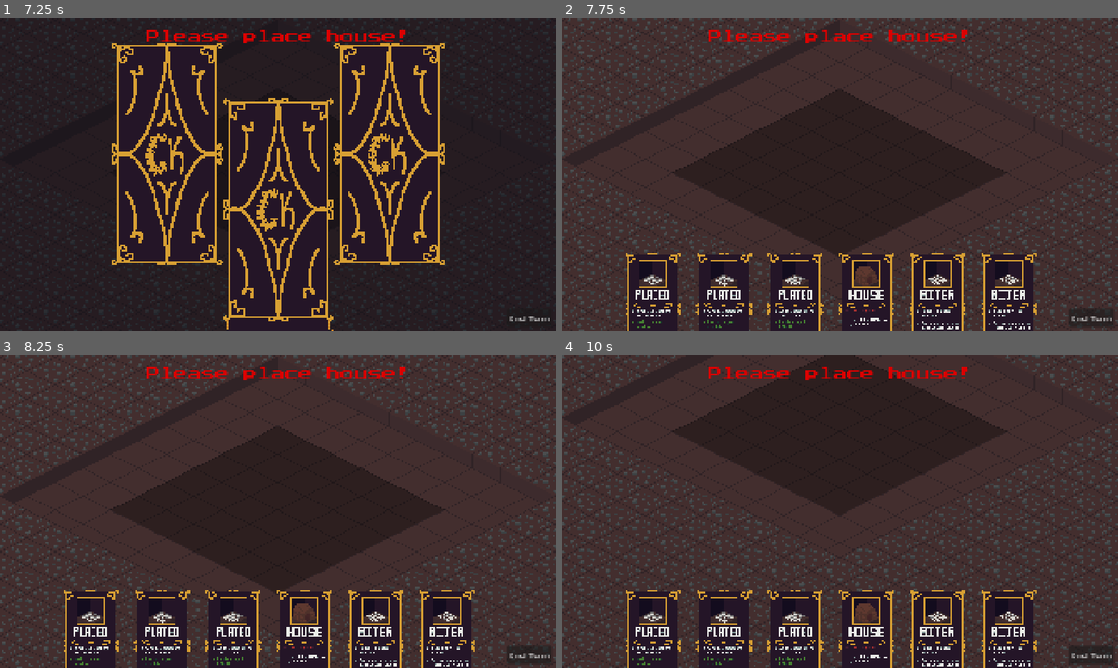
Above: before the commit, frames 1-4 (two rows, left to right).
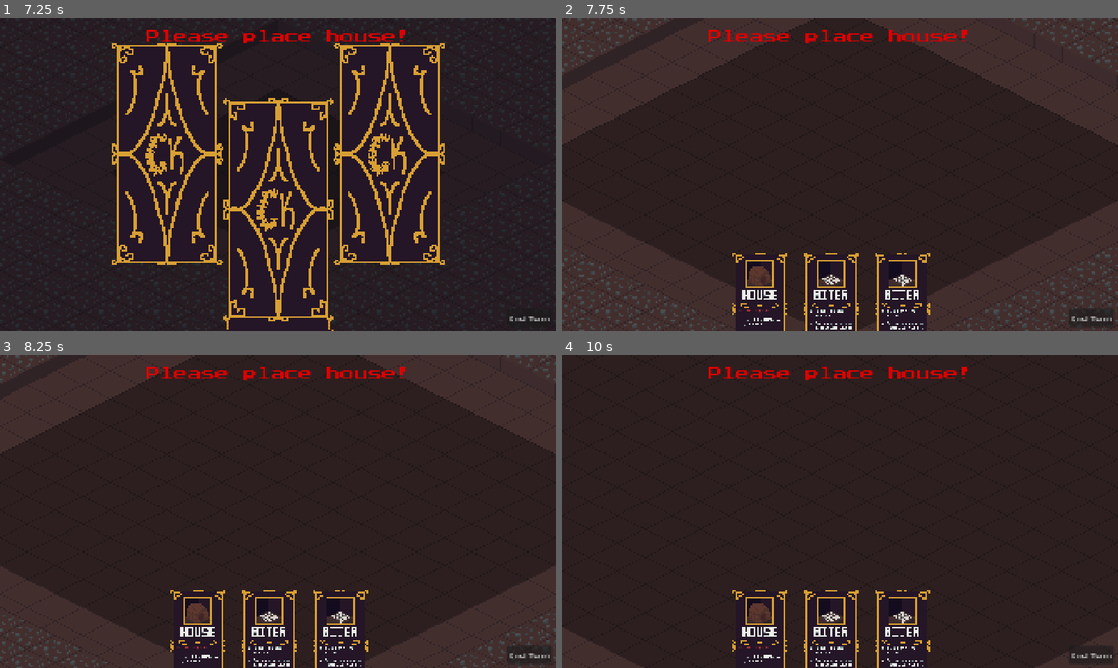
Above: after the commit, the same moments.

Repository: LogCheung/Critterking
Game: Godot game, scene res://World/Scenes/world.tscn
Same seed, same stepped clock (60 frames per second), same inputs: the game is played once before the commit and once after it.
Inputs (mouse positions are in pixels of both pictures, inside the frame that each line leads up to):
- Up to frame 1 (7.25 s): click (500, 58) at 0.5 s; click (272, 215) at 1.25 s; click "End Turn" at 2 s; click (133, 136) at 2.77 s; click (272, 215) at 3.5 s; click "End Turn" at 4.25 s; click (272, 215) at 5 s; click "End Turn" at 5.75 s; click (133, 136) at 6.52 s
- Up to frame 2 (7.75 s): tap Enter (ui_accept) at 7.25, 7.52, 7.55 s; move the mouse to (962, 158) at 7.27 s; press the mouse at (962, 158) at 7.28 s
- Up to frame 3 (8.25 s): tap Enter (ui_accept) at 7.82 s; release the mouse at (400, 495) at 8 s; click (88, 646) at 8.02 s
- Up to frame 4 (10 s): tap Enter (ui_accept) at 8.75, 8.85, 9.02, 9.32, 9.8 s; move the mouse to (728, 527) at 8.77 s; click (728, 527) at 9.05 s; move the mouse to (895, 442) at 9.52 s; hold S (camera_move_down) from 9.53 s (still down); click (895, 442) at 9.67 s

Frame 1 is identical in both runs. In frame 2, 15% of the frame differs, in the area x 0-100%, y 0-100%; in frame 3, 15%; in frame 4, 16%.

Commit message:
difficulty scaling, expansion, fixes

Diff:
--- a/minibadkings/TileMap/Scripts/building.gd
+++ b/minibadkings/TileMap/Scripts/building.gd
@@ -59,7 +59,7 @@
 		bar.visible = false
 func occupants_inside() -> bool:
 	if !occupant : return false
-	if type != TYPE.HOUSE or type != TYPE.CARE : return false
+	if type != TYPE.HOUSE : return false
 	for unit in occupant.unitsArray:
 		if unit.visible == true:
 			return false
--- a/minibadkings/TileMap/Scripts/tile_world.gd
+++ b/minibadkings/TileMap/Scripts/tile_world.gd
@@ -12,9 +12,8 @@
 var outskirt_tiles : Array
 
 func _ready() -> void:
+	await get_tree().create_timer(.2).timeout
 	find_outskirt_tiles()
-	await get_tree().create_timer(.2).timeout
-	wall_tiles = wall.get_used_cells()
 	handle_navigable_cells()
 	limit_colliding_walls()
 
@@ -40,7 +39,7 @@
 		#ground.set_cell(cell,0,Vector2(0,0),2)
 
 
-
+	# set hover cells for unit navigation
 	var navCells : Array = ground.get_used_cells_by_id(0,Vector2(0,0),0)
 	navCells.append_array(ground.get_used_cells_by_id(0,Vector2(0,0),1))
 	for tile in navCells:
@@ -51,6 +50,7 @@
 
 
 func replace_transparent_walls() -> void:
+	wall_tiles = wall.get_used_cells()
 	var units = get_tree().get_nodes_in_group("UNIT")
 	var trans_walls = units.map(func(u : Unit):return u.wall_tile)
 	trans_walls = trans_walls.filter(func(e):return e != null)
@@ -75,22 +75,54 @@
 	return false
 
 func find_outskirt_tiles() -> void:
+	# clear old outskirt
+	outskirt_tiles.clear()
+	for tile in ground.get_used_cells_by_id(0,Vector2(0,0),4):
+		ground.set_cell(tile,-1)
+
 	var rect : Rect2i = ground.get_used_rect()
 	var end : Vector2i = rect.end
 	var pos : Vector2i = rect.position
-	for y in range(pos.y,end.y):
+	for y in range(pos.y,end.y + 1):
 		outskirt_tiles.append(Vector2i(pos.x - 1,y))
 		outskirt_tiles.append(Vector2i(end.x ,y))
-	for x in range(pos.x ,end.x):
+	for x in range(pos.x - 1,end.x + 1):
 		outskirt_tiles.append(Vector2i(x,end.y))
 		outskirt_tiles.append(Vector2i(x,pos.y - 1))
 	for tile in outskirt_tiles:
 		ground.set_cell(tile,0,Vector2(0,0),4)
 
 func draw_build_area() -> void:
-	var start = Vector2i(6,-2)
-	var end = Vector2i(11,3)
+	await get_tree().create_timer(.05).timeout
 	var extra = Global.expansions
-	for x in range(start.x - extra, end.x + extra):
-		for y in range(start.y - extra, end.y + extra):
+	# clear outskirt tiles
+	for tile in ground.get_used_cells_by_id(0,Vector2(0,0),4):
+		ground.set_cell(tile,-1)
+	print(ground.get_used_cells_by_id(0,Vector2(0,0),4))
+
+	# Battlefield
+	wall_tiles = wall.get_used_cells()
+	var bStart = Vector2i(4,-4) - Vector2i(extra,extra)
+	var bEnd = Vector2i(13,5) +  Vector2i(extra,extra)
+	for x in range(bStart.x , bEnd.x + 1):
+		for y in range(bStart.y , bEnd.y + 1):
+			ground.set_cell(Vector2i(x,y),0,Vector2(0,0),0)
+			if wall_tiles.has(Vector2i(x,y)): wall.set_cell(Vector2i(x,y),-1)
+
+	# Building area
+	var start = Vector2i(6,-2) - Vector2i(extra,extra)
+	var end = Vector2i(11,3) +  Vector2i(extra,extra)
+	for x in range(start.x , end.x + 1):
+		for y in range(start.y , end.y + 1):
 			ground.set_cell(Vector2i(x,y),0,Vector2(0,0),1)
+
+	# make check for existing buildings/units
+	var unitTiles = get_tree().get_nodes_in_group("ALLYGROUP")
+	unitTiles = unitTiles.map(func(g : AllyGroup):return g.tile)
+	var buildTiles = get_tree().get_nodes_in_group("BUILDING")
+	buildTiles = buildTiles.map(func(b : Building):return b.tile)
+	for tile in buildTiles:
+		ground.set_cell(tile,0,Vector2(0,0),2)
+	find_outskirt_tiles()
+	handle_navigable_cells()
+	limit_colliding_walls()
--- a/minibadkings/UI/Scripts/ui.gd
+++ b/minibadkings/UI/Scripts/ui.gd
@@ -106,7 +106,9 @@
 	%Button.play()
 	mainmenu.hide()
 	%crtrMenu.stop()
+	world.new_game()
 	world.start_day()
+
 
 func _on_help_pressed() -> void:
 	%Button.play()
--- a/minibadkings/Units/Scenes/unit.tscn
+++ b/minibadkings/Units/Scenes/unit.tscn
@@ -394,7 +394,6 @@
 metadata/_custom_type_script = "uid://dojkyt7skh8fh"
 
 [node name="utility_debug" parent="." node_paths=PackedStringArray("utility_agent") instance=ExtResource("5_yd6on")]
-visible = false
 scale = Vector2(0.125, 0.125)
 utility_agent = NodePath("../UtilityAiAgent")
 
--- a/minibadkings/Units/Scripts/enemy.gd
+++ b/minibadkings/Units/Scripts/enemy.gd
@@ -15,7 +15,10 @@
 func _ready() -> void:
 	super._ready()
 	match_type()
-
+	if upgraded:
+		max_health = max_health + 1
+		health = max_health
+		damage = damage + 1
 	house_destroyed.connect(find_building)
 
 func _process(delta: float) -> void:
--- a/minibadkings/Units/Scripts/unit_group.gd
+++ b/minibadkings/Units/Scripts/unit_group.gd
@@ -58,6 +58,7 @@
 		if is_under_mouse:
 			selected = !selected
 			if selected:
+				tileWorld.handle_navigable_cells()
 				%Select.play()
 				highlight_houses()
 				Engine.time_scale = .1
--- a/minibadkings/World/Scripts/world.gd
+++ b/minibadkings/World/Scripts/world.gd
@@ -10,8 +10,8 @@
 signal mouse_clicked
 
 @export var is_combat_phase : bool = false
-@export var enemy_parties : int = 4
-@export var upgraded_parties : int = 0
+@export var enemy_parties : int = 3
+@export var upgraded_parties : int = 3
 
 @onready var tileWorld : TileWorld = get_tree().get_first_node_in_group("TILEWORLD")
 @onready var enemy_perimeters: Node = %EnemyPerimeters
@@ -22,6 +22,8 @@
 var innerFollow : PathFollow2D
 
 var spawned_parties : int = 0
+var upgrades_given : int = 0
+var upgrade_nums : Array = [2]
 var starting_roll : bool = true
 
 func _ready() -> void:
@@ -38,6 +40,7 @@
 	Global.expansions = 0
 	Global.cardsInHand.clear()
 
+	tileWorld.draw_build_area()
 	clear_world()
 
 	ui.cards.show()
@@ -46,10 +49,6 @@
 
 	# add house card
 	starting_roll = true
-	for i in range(3):
-		var hCard : Card = preload("res://UI/Scenes/card.tscn").instantiate()
-		hCard.type = Card.CARDTYPE.PLATED
-		ui.hand.get_child(0).add_child(hCard)
 	add_house_card()
 func add_house_card() -> void:
 	var hCard : Card = preload("res://UI/Scenes/card.tscn").instantiate()
@@ -63,7 +62,6 @@
 		path.queue_free()
 
 func clear_world() -> void:
-	tileWorld.draw_build_area()
 	# groups
 	for group : Group in groupNode.get_children():
 		group.terminate()
@@ -125,8 +123,12 @@
 	var enemGroup = ENEMYGROUP.instantiate()
 	enemGroup.global_position = follow.global_position
 	enemGroup.size = randi_range(3,6)
+	if upgrade_nums.has(spawned_parties):
+		enemGroup.upgraded = true
+
 	var enemyGroupNode = get_tree().get_first_node_in_group("ENEMYGRPNODE")
 	enemyGroupNode.add_child(enemGroup)
+
 	# let units approach player borders before activation
 	var targetTiles = tileWorld.outskirt_tiles
 	targetTiles = targetTiles.map(func(t):return tileWorld.ground.map_to_local(t))
@@ -140,12 +142,21 @@
 	# set groupPos to target and the units within the group will follow
 	spawned_parties += 1
 
+
 func on_night_started() -> void:
+	# start game and hide menus
 	tileWorld.handle_navigable_cells()
 	is_combat_phase = true
 	spawned_parties = 0
 	%Game.process_mode = Node.PROCESS_MODE_PAUSABLE
 	%SpawnTimer.start()
+	# set upgrade number
+	upgrade_nums.clear()
+	for i in range(upgraded_parties):
+		var rand = randi_range(0,enemy_parties - 1)
+		while upgrade_nums.has(rand):
+			rand = randi_range(0,enemy_parties - 1)
+		upgrade_nums.append(rand)
 
 	for c in ui.get_children():
 		if !c is Control: continue
@@ -184,7 +195,6 @@
 	# repair buildings
 	var buildings = get_tree().get_nodes_in_group("BUILDINGS")
 	for b : Building in buildings:
-		if !b.type == Building.TYPE.HOUSE: continue
 		b.health = b.max_health
 
 	tileWorld.handle_navigable_cells()
@@ -198,6 +208,13 @@
 
 func _on_spawn_timer_timeout() -> void:
 	spawn_enemy()
+	# chance for double
+	var rand = randi() % 4
+	if rand == 1:
+		var parties = Global.nights / 3
+		for i in range(parties):
+			spawn_enemy()
+
 	await get_tree().create_timer(.5).timeout
 	if spawned_parties >= enemy_parties:
 		%SpawnTimer.stop()
@@ -218,6 +235,8 @@
 	if event.is_action_released("select"):
 		tile2 = tileWorld.ground.local_to_map(get_global_mouse_position())
 		mouse_clicked.emit()
+	if event.is_action_pressed("ui_accept"):
+		expand()
 
 func check_nights() -> void:
 	if Global.nights % 2 == 0:
@@ -226,6 +245,8 @@
 	if Global.nights % 6 == 0:
 		add_house_card()
 		expand()
+		upgraded_parties += 1
 
 func expand() -> void:
-	pass
+	Global.expansions += 1
+	tileWorld.draw_build_area()
